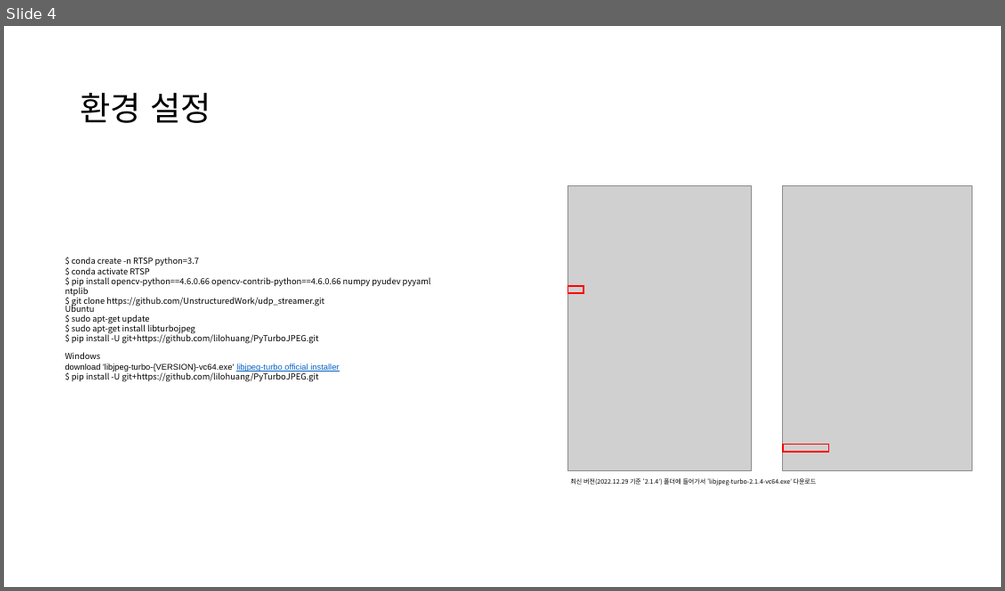
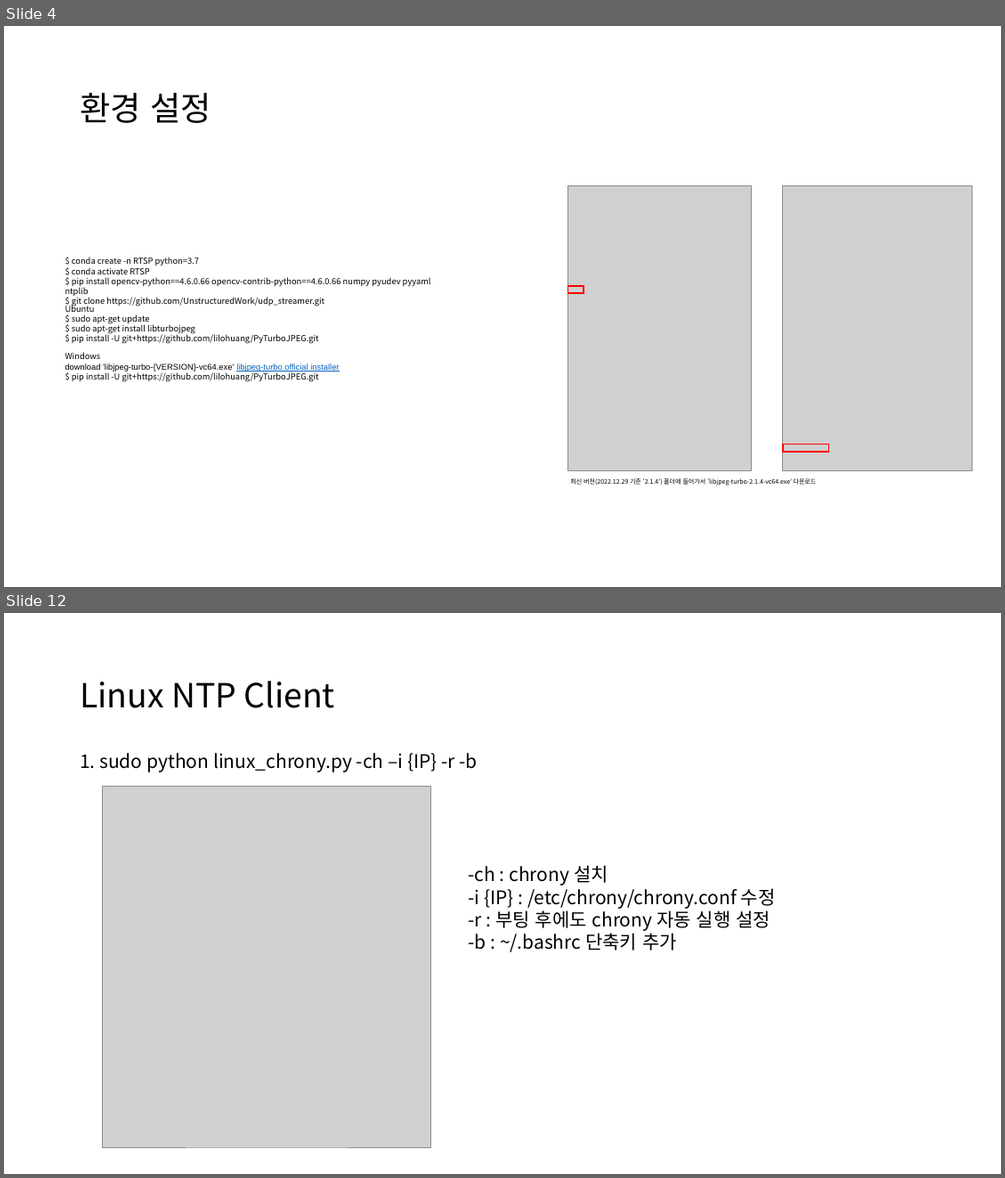
Before and after one commit to UnstructuredWork/udp_server, a slide deck: doc/time_synchronization.pptx. Shown one above the other, each under a label of ours: slide 4 before the commit, slides 4 and 12 after it; the slides between them are not shown. The pictures are 1005x591 and 1005x1178 pixels, drawn with LibreOffice and Linux fonts; fonts in the diff are those of the drawing; grey boxes stand for pictures. Boxes give left, top, right and bottom in pixels: in the first picture for what was removed or moved away, otherwise in the second. Text is boxed around its words. In the diff, an @@ line names an element or a change of style, - is before the commit and + after.

```diff
--- a/doc/time_synchronization.pptx
+++ b/doc/time_synchronization.pptx
@@ slide 12 added at (x1=4, y1=613, x2=1001, y2=1174), background #FFFFFF @@
@@ title added at (x1=80, y1=681, x2=335, y2=708), 32 pt, text #000000 @@
+Linux NTP Client
@@ text added at (x1=80, y1=753, x2=477, y2=772), 18 pt, text #000000 @@
+1. sudo python linux_chrony.py -ch –i {IP} -r -b
@@ picture added at (x1=103, y1=786, x2=431, y2=1147) @@
@@ text added at (x1=469, y1=865, x2=776, y2=952), 18 pt, text #000000 @@
+-ch : chrony 설치
+-i {IP} : /etc/chrony/chrony.conf 수정
+-r : 부팅 후에도 chrony 자동 실행 설정
+-b : ~/.bashrc 단축키 추가
```
Also in this commit, not shown: 10 slides changed, 2 other files.
